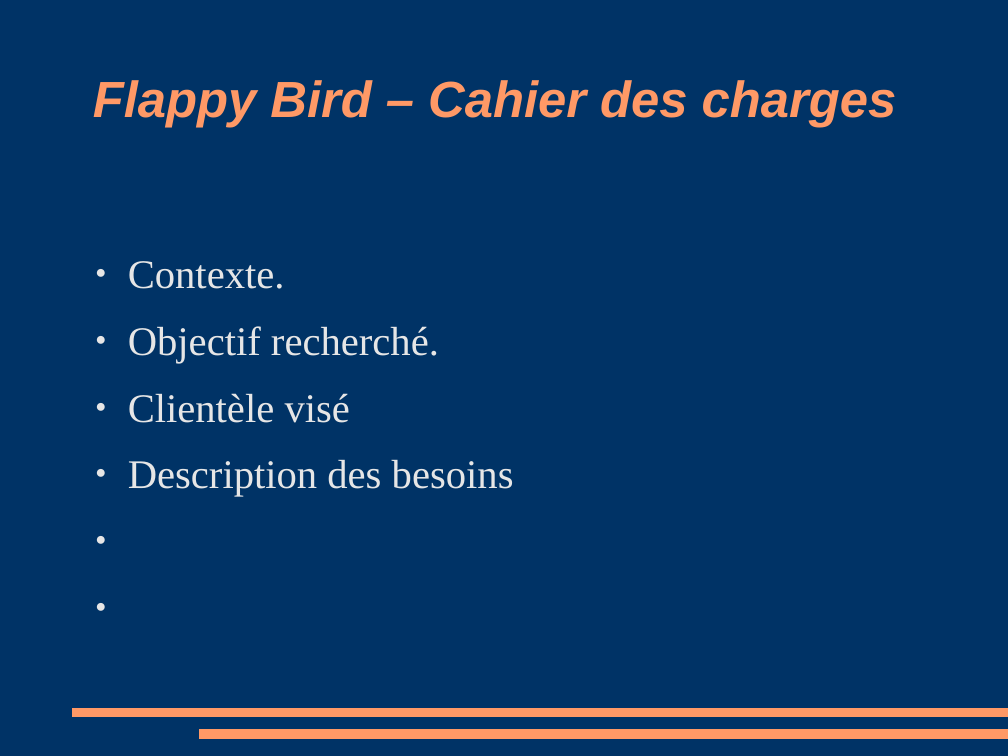
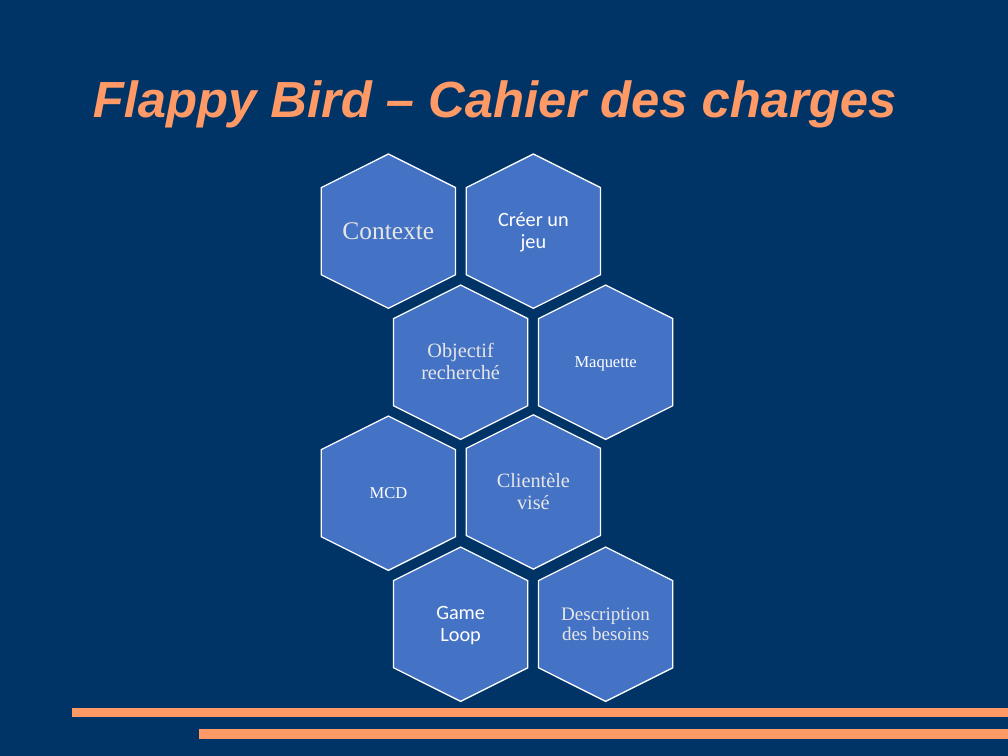
Before and after one commit to errazur/Flappy, a slide deck: slide 2 of diapo/projet flappy diapo.odp. Drawn at 1008x756 pixels with LibreOffice and Linux fonts; fonts in the diff are those of the drawing. Boxes give left, top, right and bottom in pixels: in the first picture for what was removed or moved away, otherwise in the second. Text is boxed around its words. In the diff, an @@ line names an element or a change of style, - is before the commit and + after.

```diff
--- a/diapo/projet flappy diapo.odp
+++ b/diapo/projet flappy diapo.odp
@@ text removed at (128,261,514,497) @@
-● Contexte.
-● Objectif recherché.
-● Clientèle visé
-● Description des besoins
@@ group added at (321,154,673,702): 8 freeform shapes @@
+Créer un jeu
+Contexte
+Objectif recherché
+Maquette
+Clientèle visé
+MCD
+Game Loop
+Description des besoins
```
Also in this commit, not shown: 1 other slide changed.
